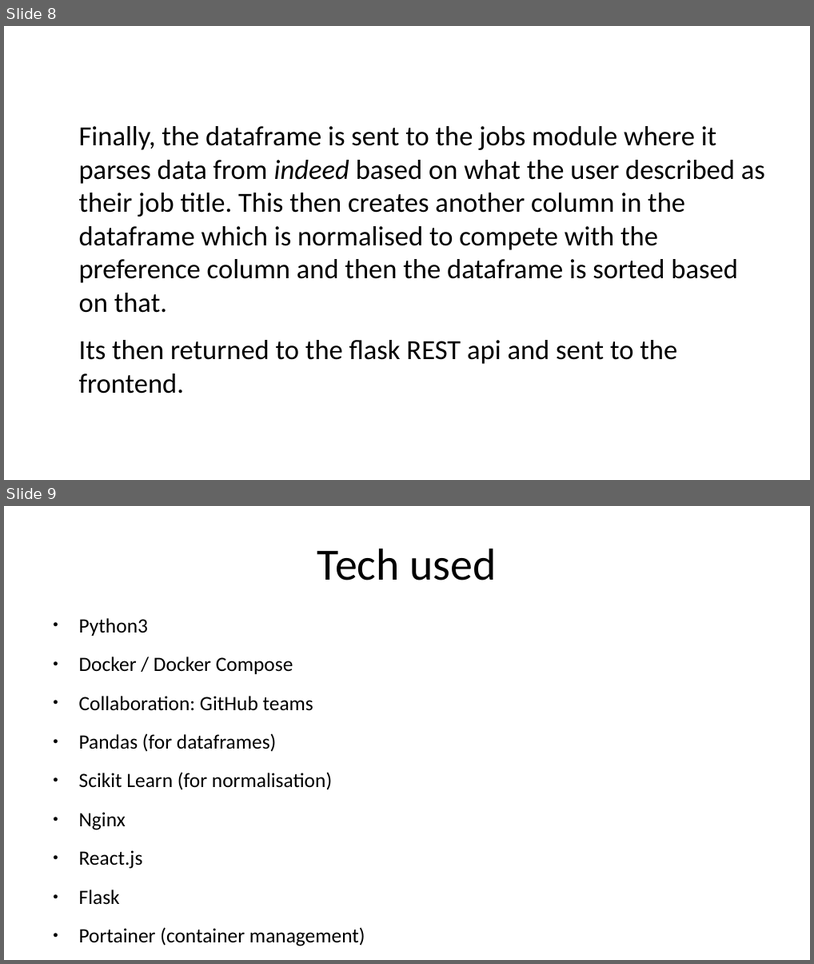
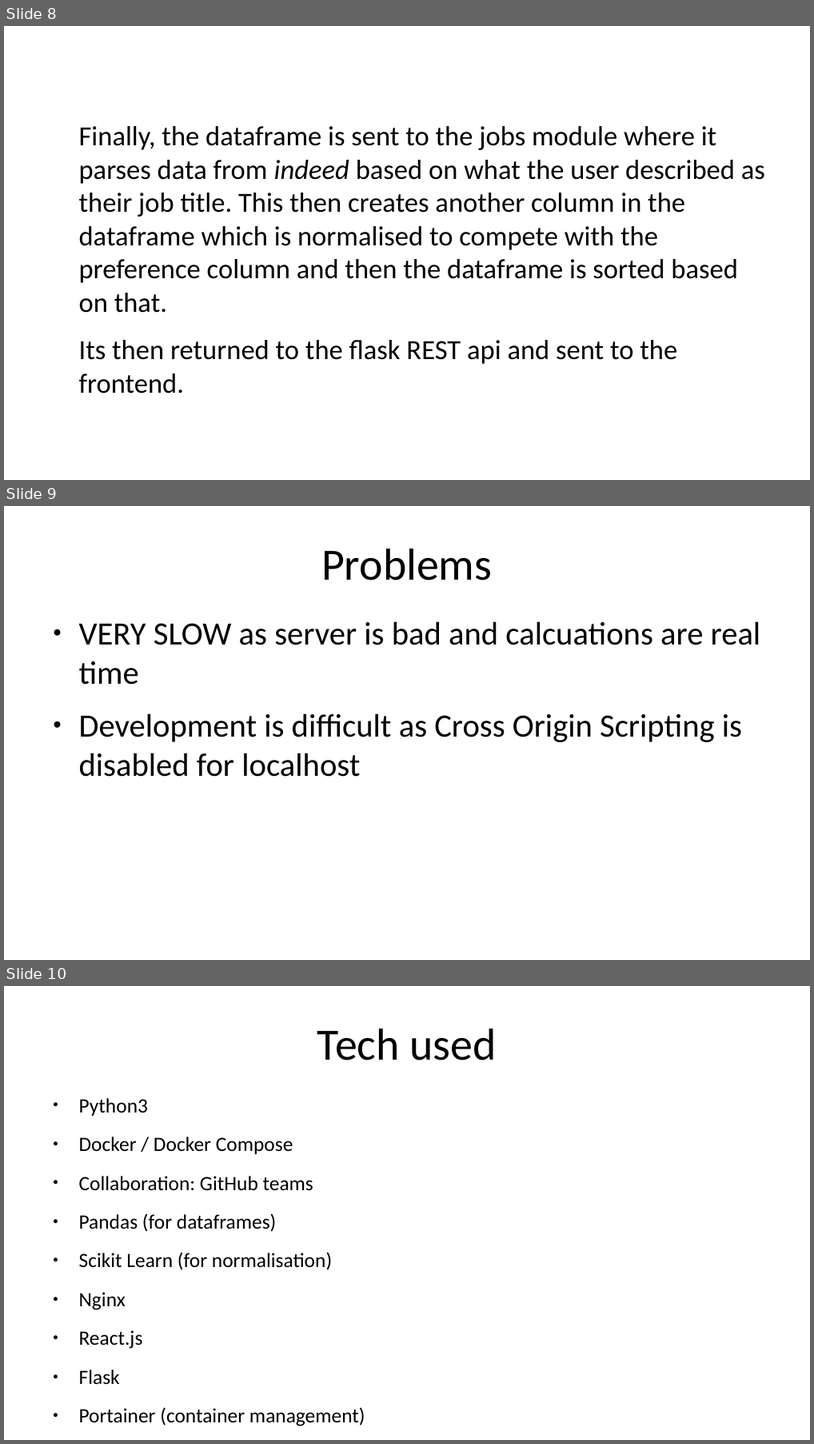
Before and after one commit to py-the-way/py-the-way, a slide deck: presentation/hackathon.odp. Shown one above the other, each under a label of ours: slides 8 and 9 before the commit, slides 8, 9 and 10 after it. The pictures are 814x964 and 814x1444 pixels, drawn with LibreOffice and Linux fonts; fonts in the diff are those of the drawing. Boxes give left, top, right and bottom in pixels: in the first picture for what was removed or moved away, otherwise in the second. Text is boxed around its words. In the diff, an @@ line names an element or a change of style, - is before the commit and + after.

```diff
--- a/presentation/hackathon.odp
+++ b/presentation/hackathon.odp
@@ slide 9 added at box(4, 506, 810, 960), background #FFFFFF @@
@@ title added at box(322, 548, 492, 580), 44 pt, text #000000 @@
+Problems
@@ text added at box(79, 621, 762, 776), 32 pt, text #000000 @@
+● VERY SLOW as server is bad and calcuations are real time
+● Development is difficult as Cross Origin Scripting is disabled for localhost
@@ what was slide 9 is now slide 10 @@
```
Also in this commit, not shown: 1 other file.
